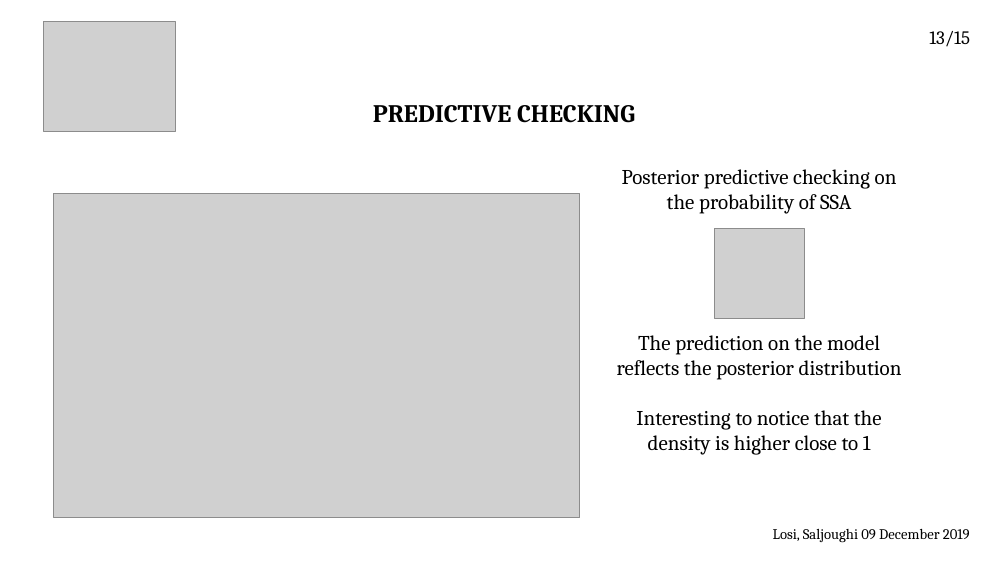
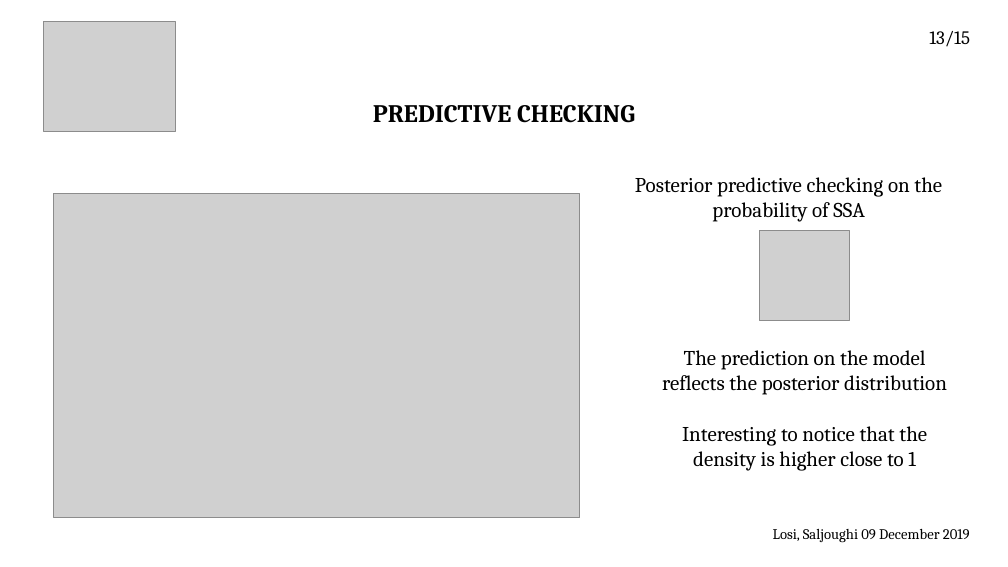
Before and after one commit to Losijacopo/Bayesian_data_ananlysis_project, a slide deck: slide 14 of last_presentation.pptx. Drawn at 1008x567 pixels with LibreOffice and Linux fonts; fonts in the diff are those of the drawing; grey boxes stand for pictures. Boxes give left, top, right and bottom in pixels: in the first picture for what was removed or moved away, otherwise in the second. Text is boxed around its words. In the diff, an @@ line names an element or a change of style, - is before the commit and + after.

```diff
--- a/last_presentation.pptx
+++ b/last_presentation.pptx
@@ text "Posterior predictive checking on the ..." rewrapped from [622,169,897,214] to [635,177,942,222] @@
@@ picture: place and size @@
-picture at [715,228,805,318]
+picture at [759,231,849,321]
@@ text "The prediction on the model ...": place and size @@
-text "The prediction on the model ..." at [617,335,902,455]
+text "The prediction on the model ..." at [662,350,947,471]
```
